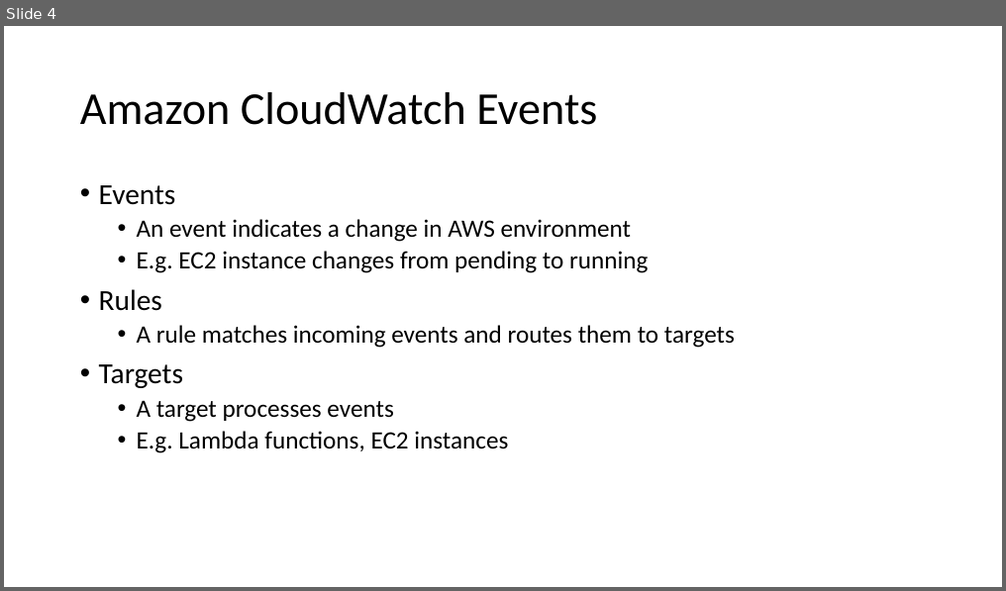
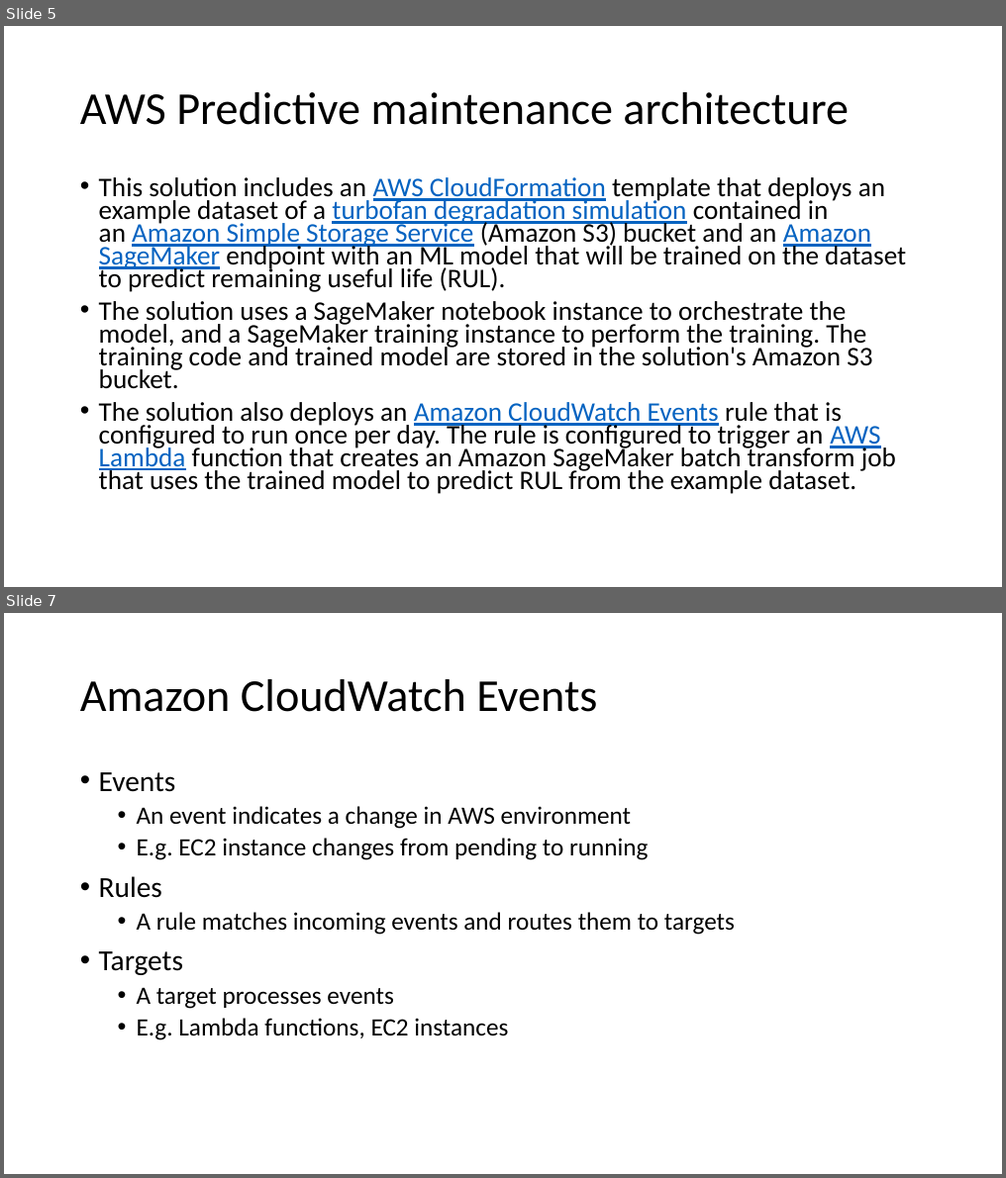
Before and after one commit to xuan0802/iot_slide, a slide deck: IoT analytics.pptx. Shown one above the other, each under a label of ours: slide 4 before the commit, slides 5 and 7 after it; the slides between them are not shown. The pictures are 1006x591 and 1006x1178 pixels, drawn with LibreOffice and Linux fonts; fonts in the diff are those of the drawing. Boxes give left, top, right and bottom in pixels: in the first picture for what was removed or moved away, otherwise in the second. Text is boxed around its words. In the diff, an @@ line names an element or a change of style, - is before the commit and + after.

```diff
--- a/IoT analytics.pptx
+++ b/IoT analytics.pptx
@@ slide 5 added at [4,26,1002,587], background #FFFFFF @@
@@ title added at [80,92,848,125], 44 pt, text #000000 @@
+AWS Predictive maintenance architecture
@@ text added at [99,177,906,494], 25.9 pt, text #000000 @@
+• This solution includes an AWS CloudFormation template that deploys an example dataset of a turbofan degradation simulation contained in an Amazon Simple Storage Service (Amazon S3) bucket and an Amazon SageMaker endpoint with an ML model that will be trained on the dataset to predict remaining useful life (RUL).
+• The solution uses a SageMaker notebook instance to orchestrate the model, and a SageMaker training instance to perform the training. The training code and trained model are stored in the solution's Amazon S3 bucket.
+• The solution also deploys an Amazon CloudWatch Events rule that is configured to run once per day. The rule is configured to trigger an AWS Lambda function that creates an Amazon SageMaker batch transform job that uses the trained model to predict RUL from the example dataset.
@@ what was slide 4 is now slide 7 @@
```
Also in this commit, not shown: 2 slides changed, 3 other slides added, 1 slide removed.
